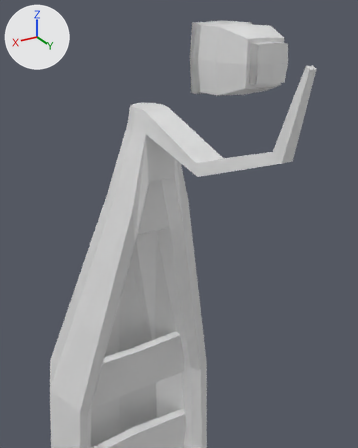
Before and after pictures for a commit that changed the Blender file Assets/Art/Models/boat.blend.
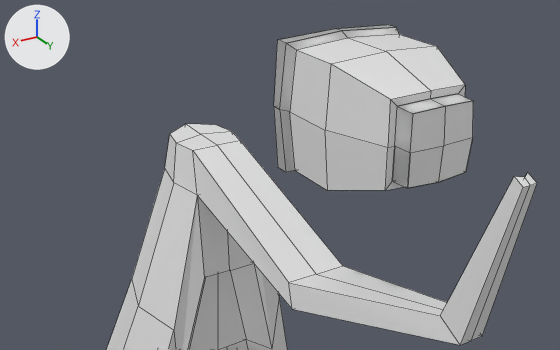
Each version appears first whole from a camera (50 mm lens) standing at (3.89, 9.81, 10.5) and looking at (1.07, 5.11, 8.15), and next in a close-up from a camera (50 mm lens) standing at (2.77, 8.29, 11.46) and looking at (0.59, 4.65, 9.64). Lighting does not change. The marker at upper left points along +X, +Y and +Z. The close-ups show mesh edges as thin lines.

Before the edit, the objects in view are built like this:
```python
me_cube = bpy.data.meshes.new('Cube')
me_cube.from_pydata(...)  # 254 vertices, 188 faces; spans x -0.4..2.1, y -0.5..6.0, z -8.4..10.2
me_cube.materials.append(mat_material)  # white #e7e7e7
me_cube_002 = bpy.data.meshes.new('Cube.002')
me_cube_002.from_pydata(...)  # 66 vertices, 56 faces; spans x -0.441..0.441, y 4.325..5.382, z 9.516..10.386
me_cube_002.materials.append(mat_material)  # white #e7e7e7
ob_cube = bpy.data.objects.new('Cube', me_cube)
ob_cube.location = (0.0, 0.0, 0.0)
_m = ob_cube.modifiers.new('Mirror', 'MIRROR')
_m.use_clip = True
ob_cube_001 = bpy.data.objects.new('Cube.001', me_cube_002)
ob_cube_001.location = (0.0, 0.0, 0.0)
_m = ob_cube_001.modifiers.new('Mirror', 'MIRROR')
_m.use_clip = True
```
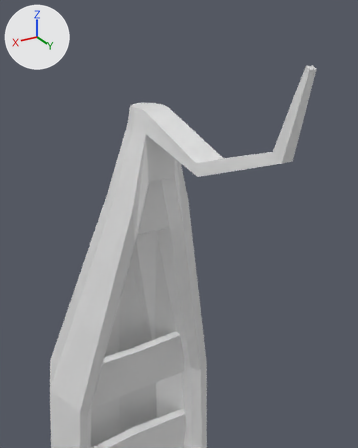
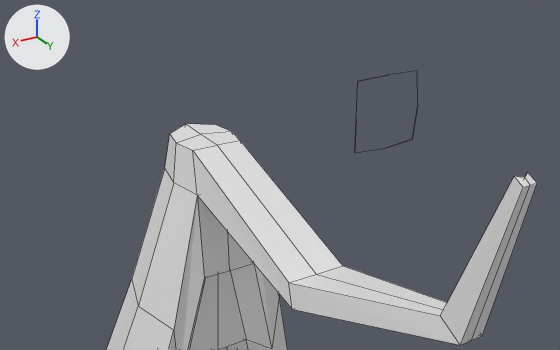
The newer file is also turned or shifted as a whole; pictures and numbers use the older file's frame.

The change in detail:
me_cube is used by ob_cube; location (0.0, 0.0, 0.0).
me_cube had 254 vertices, 188 faces and spanned x -0.4..2.1, y -0.5..6.0, z -8.4..10.2.
me_cube now has 452 vertices, 376 faces and spans x -2.1..2.1, y -0.5..6.0, z -8.4..10.2.
Part 1, on me_cube:
2 faces are deleted.
198 vertices are added at x -2.1..0.4, y -0.2..6.0, z -8.4..10.2.
190 new faces join them.
Object 'Cube' (ob_cube) loses its MIRROR modifier named 'Mirror'.
Modifier setting removed (it was use_clip = True).
Object 'Cube.001' (ob_cube_001) is deleted.

Boxes [x1, y1, x2, y2] around the edits, measured in the close-ups (560 x 350 px):
'Cube', reshaped, modifiers changed: [107, 124, 537, 350] in both
'Cube.001', deleted: before [274, 25, 473, 191]
part 1 of me_cube, built on: before [460, 173, 537, 345]; after [186, 124, 537, 350]
